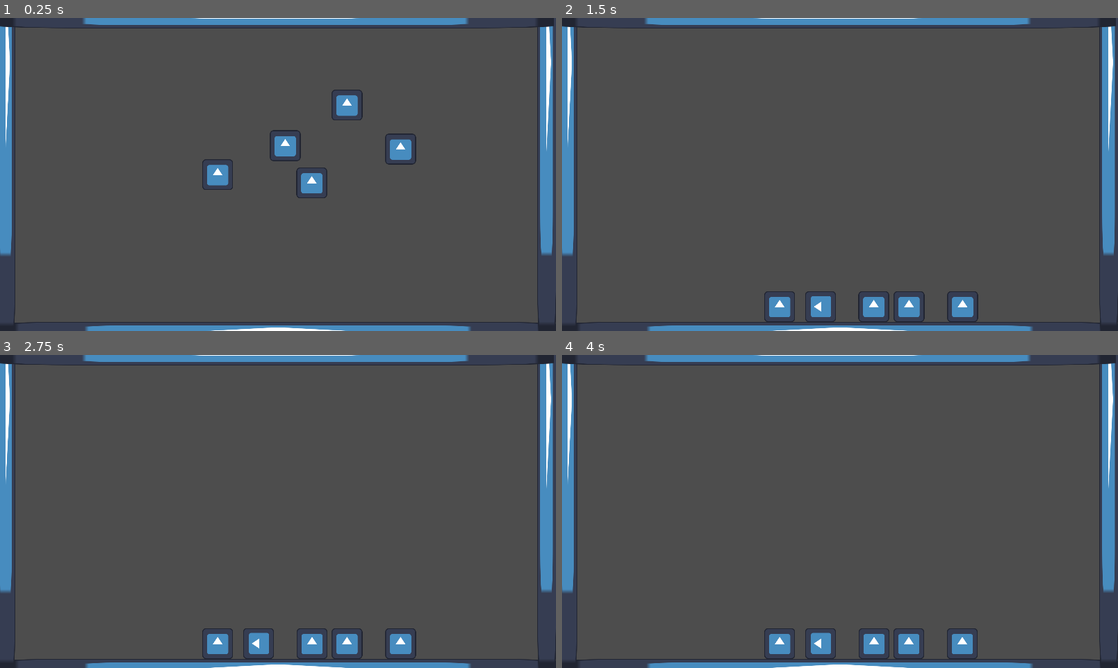
Above: before the commit, frames 1-4 (two rows, left to right).
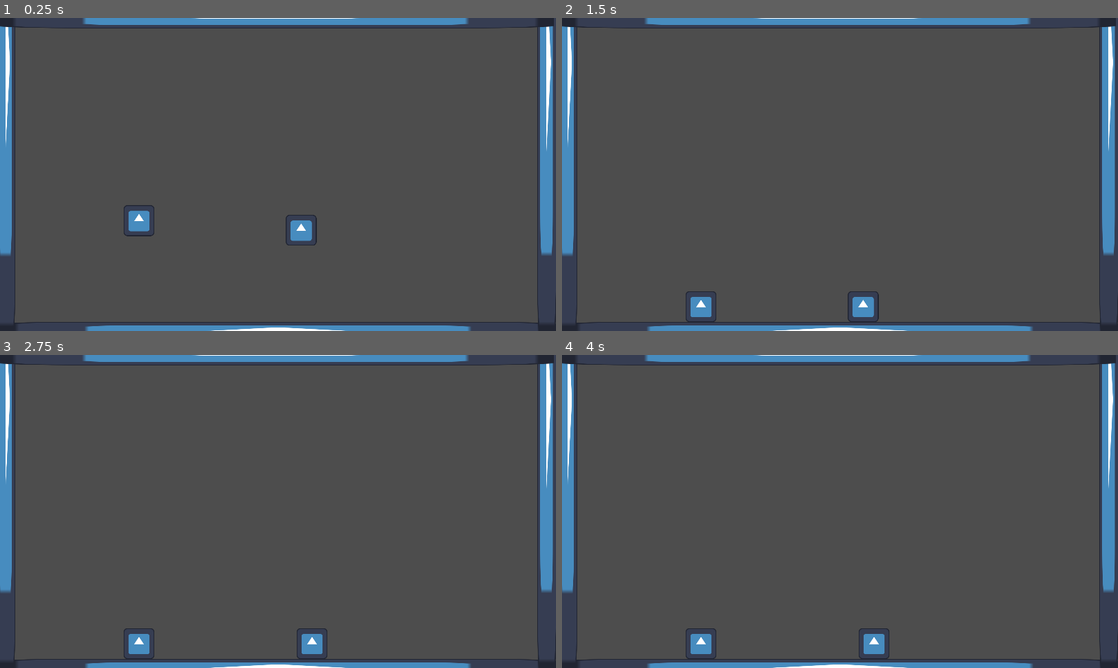
Above: after the commit, the same moments.

Repository: HuskyGameDev/2024s-team3
Game: Godot game, scene res://Levels/Main.tscn
The game is run twice, just before and just after one commit, with the same random seed, the same clock (stepped at 60 frames per second) and the same inputs. The engine's default icon, where the game draws it, is replaced by a stand-in: a white triangle on a blue panel in a dark square.
Inputs (mouse positions are in pixels of both pictures, inside the frame that each line leads up to):
- Up to frame 1 (0.25 s): no input
- Up to frame 2 (1.5 s): move the mouse to (778, 221) at 0.52 s; click (778, 221) at 0.67 s; move the mouse to (823, 305) at 1.27 s; click (823, 305) at 1.42 s
- Up to frame 3 (2.75 s): tap Enter at 2 s; move the mouse to (311, 642) at 2.02 s; click (311, 642) at 2.17 s
- Up to frame 4 (4 s): tap Space at 2.75 s; move the mouse to (962, 642) at 2.77 s; click (962, 642) at 2.92 s; tap Enter at 3.5 s; move the mouse to (906, 642) at 3.52 s; click (906, 642) at 3.67 s

The runs differ from the first frame. In frame 1, 2.3% of the frame differs, in the area x 22-75%, y 22-73%; in frame 2, 1.9%; in frame 3, 1.5%; in frame 4, 1.5%.

Commit message:
Messed with drag values

Diff:
--- a/Drag.gd
+++ b/Drag.gd
@@ -10,9 +10,11 @@
 			print("clicked")
 			clicked.emit(self)
 
+
 func _physics_process(delta):
 	if held:
 		global_transform.origin = get_global_mouse_position()
+
 
 func pickup():
 	if held:
@@ -20,9 +22,11 @@
 	freeze = true
 	held = true
 
+
 func drop(impulse):
 	if held:
 		freeze = false
+		print(impulse)
 		apply_central_impulse(impulse)
 		held = false
 
--- a/Dragable Object.tscn
+++ b/Dragable Object.tscn
@@ -3,17 +3,16 @@
 [ext_resource type="Script" path="res://Drag.gd" id="1_3iqei"]
 [ext_resource type="Texture2D" uid="uid://c1na8wlk3ld7h" path="res://icon.svg" id="2_lx31j"]
 
-[sub_resource type="PhysicsMaterial" id="PhysicsMaterial_1m0an"]
+[sub_resource type="PhysicsMaterial" id="PhysicsMaterial_xvb2h"]
 
 [sub_resource type="RectangleShape2D" id="RectangleShape2D_yh0nr"]
 size = Vector2(128, 127)
 
 [node name="Ingredient" type="RigidBody2D" groups=["pickable"]]
 input_pickable = true
-mass = 100.0
-physics_material_override = SubResource("PhysicsMaterial_1m0an")
+physics_material_override = SubResource("PhysicsMaterial_xvb2h")
+gravity_scale = 5.513
 freeze_mode = 1
-continuous_cd = 1
 script = ExtResource("1_3iqei")
 
 [node name="Sprite2D" type="Sprite2D" parent="."]
--- a/Levels/Main.tscn
+++ b/Levels/Main.tscn
@@ -65,16 +65,7 @@
 shape = SubResource("RectangleShape2D_1aqou")
 
 [node name="Ingredient" parent="." instance=ExtResource("2_gtbc8")]
-position = Vector2(451, 296)
+position = Vector2(624, 283)
 
 [node name="Ingredient2" parent="." instance=ExtResource("2_gtbc8")]
-position = Vector2(591, 236)
-
-[node name="Ingredient3" parent="." instance=ExtResource("2_gtbc8")]
-position = Vector2(646, 313)
-
-[node name="Ingredient4" parent="." instance=ExtResource("2_gtbc8")]
-position = Vector2(830, 243)
-
-[node name="Ingredient5" parent="." instance=ExtResource("2_gtbc8")]
-position = Vector2(719, 152)
+position = Vector2(288, 263)
--- a/Main.gd
+++ b/Main.gd
@@ -16,7 +16,7 @@
 func _unhandled_input(event):
 	if event is InputEventMouseButton and event.button_index == MOUSE_BUTTON_LEFT:
 		if held_object and !event.pressed:
-			held_object.drop(clamp(Input.get_last_mouse_velocity(),min_clamp,max_clamp))
+			held_object.drop(Vector2.ZERO)
 			held_object = null
 
 
